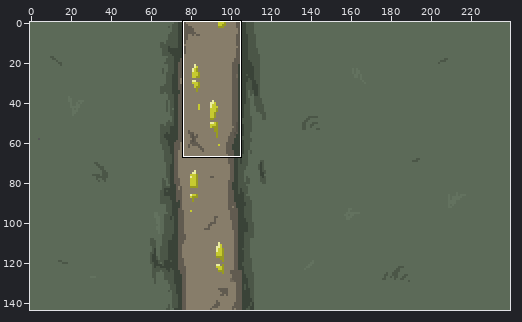
Two states of a sprite sheet, VinterProjekt/Bilder/backgrounds/Bakgrundsbild-4.png. The first picture is a wide view before the edit; the outline marks the close-up.
Close-up. As it was:
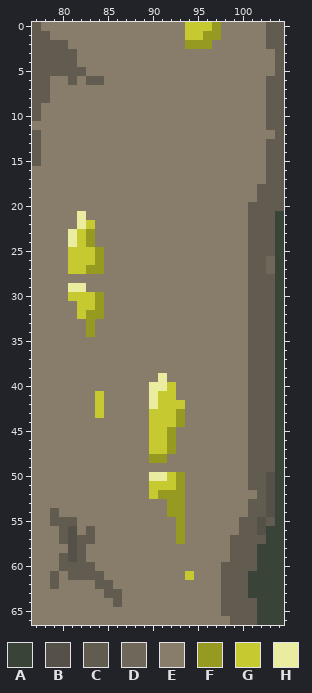
The file is 240x144 pixels. Shown: x 77..104, y 0..66. The commit also changed other parts of the picture, which this record leaves out.
Palette (. is transparent): A #3a4338  B #565148  C #615b50  D #6f6759  E #877d6a  F #979a21  G #c6ca30  H #eaeca0
Pixels before, first column x 77:
 0 CEEEEEEEEEEEEEEEEGGGFEEEEECC
 1 CCEEEEEEEEEEEEEEEGGFFEEEEECC
 2 CCCCEEEEEEEEEEEEEFFFEEEEEECC
 3 CCCCCEEEEEEEEEEEEEEEEEEEEEEC
 4 CCCCCEEEEEEEEEEEEEEEEEEEEEEC
 5 CCCCCCEEEEEEEEEEEEEEEEEEEEEC
 6 CCEECECCEEEEEEEEEEEEEEEEEECC
 7 CCEEEEEEEEEEEEEEEEEEEEEEEECC
 8 CCEEEEEEEEEEEEEEEEEEEEEEEECC
 9 CEEEEEEEEEEEEEEEEEEEEEEEEECC
10 CEEEEEEEEEEEEEEEEEEEEEEEEECC
11 EEEEEEEEEEEEEEEEEEEEEEEEEECC
12 CEEEEEEEEEEEEEEEEEEEEEEEEEEC
13 CEEEEEEEEEEEEEEEEEEEEEEEEECC
14 CEEEEEEEEEEEEEEEEEEEEEEEEECC
15 CEEEEEEEEEEEEEEEEEEEEEEEEECC
16 EEEEEEEEEEEEEEEEEEEEEEEEEECC
17 EEEEEEEEEEEEEEEEEEEEEEEEEECC
18 EEEEEEEEEEEEEEEEEEEEEEEEECCC
19 EEEEEEEEEEEEEEEEEEEEEEEEECCC
20 EEEEEEEEEEEEEEEEEEEEEEEECCCC
21 EEEEEHEEEEEEEEEEEEEEEEEECCCA
22 EEEEEHGEEEEEEEEEEEEEEEEECCCA
23 EEEEHGFEEEEEEEEEEEEEEEEECCCA
24 EEEEHGFEEEEEEEEEEEEEEEEECCCA
25 EEEEGGGFEEEEEEEEEEEEEEEECCCA
26 EEEEGGGFEEEEEEEEEEEEEEEECCDA
27 EEEEGGFFEEEEEEEEEEEEEEEECCDA
28 EEEEEEEEEEEEEEEEEEEEEEEECCCA
29 EEEEHHEEEEEEEEEEEEEEEEEECCCA
30 EEEEGGGFEEEEEEEEEEEEEEEECCCA
31 EEEEEGGFEEEEEEEEEEEEEEEECCCA
32 EEEEEGFFEEEEEEEEEEEEEEEECCCA
33 EEEEEEFEEEEEEEEEEEEEEEEECCCA
34 EEEEEEFEEEEEEEEEEEEEEEEECCCA
35 EEEEEEEEEEEEEEEEEEEEEEEECCCA
36 EEEEEEEEEEEEEEEEEEEEEEEECCCA
37 EEEEEEEEEEEEEEEEEEEEEEEECCCA
38 EEEEEEEEEEEEEEEEEEEEEEEECCCA
39 EEEEEEEEEEEEEEHEEEEEEEEECCCA
40 EEEEEEEEEEEEEHHGEEEEEEEECCCA
41 EEEEEEEGEEEEEHGGEEEEEEEECCCA
42 EEEEEEEGEEEEEHGGGEEEEEEECCCA
43 EEEEEEEGEEEEEGGGFEEEEEEECCCA
44 EEEEEEEEEEEEEGGGFEEEEEEECCCA
45 EEEEEEEEEEEEEGGFEEEEEEEECCCA
46 EEEEEEEEEEEEEGGFEEEEEEEECCCA
47 EEEEEEEEEEEEEGGFEEEEEEEECCCA
48 EEEEEEEEEEEEEFFEEEEEEEEECCCA
49 EEEEEEEEEEEEEEEEEEEEEEEECCCA
50 EEEEEEEEEEEEEHHGFEEEEEEECCBA
51 EEEEEEEEEEEEEGGGFEEEEEEECCBA
52 EEEEEEEEEEEEEGFFFEEEEEEEECBA
53 EEEEEEEEEEEEEEEFFEEEEEEECCBA
54 EECEEEEEEEEEEEEFFEEEEEEECCBA
55 EECCCEEEEEEEEEEEFEEEEEECCBCA
56 EEECBECEEEEEEEEEFEEEEEECCBAA
57 EEECBCCEEEEEEEEEFEEEEECCCCAA
58 EEEEBCEEEEEEEEEEEEEEEECCCAAA
59 EEECBCEEEEEEEEEEEEEEEECCCAAA
60 EEECCCCEEEEEEEEEEEEEECCCCAAA
61 EECECCCCEEEEEEEEEGEEECCCAAAA
62 EECEEEECCEEEEEEEEEEEECCCAAAA
63 EEEEEEEECCEEEEEEEEEEECCCAAAA
64 EEEEEEEEECEEEEEEEEEEECCCCAAA
65 EEEEEEEEEEEEEEEEEEEEECCCCAAA
66 EEEEEEEEEEEEEEEEEEEEEECCCAAA
New version:
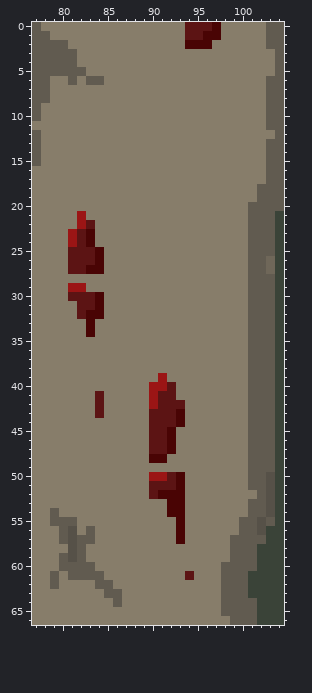
From old to new:
Colour F changes from #979a21 to #490404.
Colour G changes from #c6ca30 to #5c1414.
Colour H changes from #eaeca0 to #9b1515.
Changed places in both close-ups, as pixel boxes (x1, y1, x2, y2):
changed: (185, 22, 221, 49)
changed: (68, 211, 104, 337)
changed: (149, 373, 194, 580)
changed: (95, 391, 104, 418)
